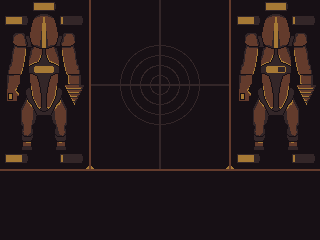
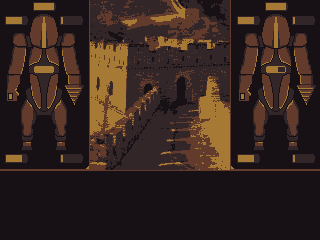
Two versions of the same layered image (320x240). Layer-by-layer changes:
added layer "Pasted Layer #2" above "Pasted Layer #3" over [90, 0, 230, 170]
moved "drill" above "middle" over [91, 0, 229, 169]